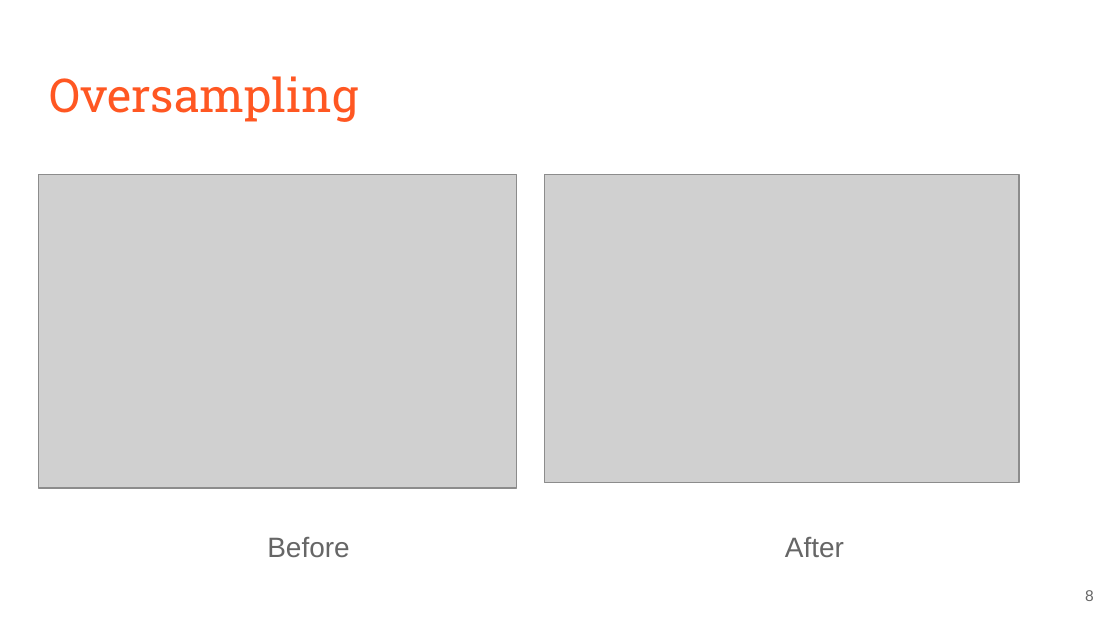
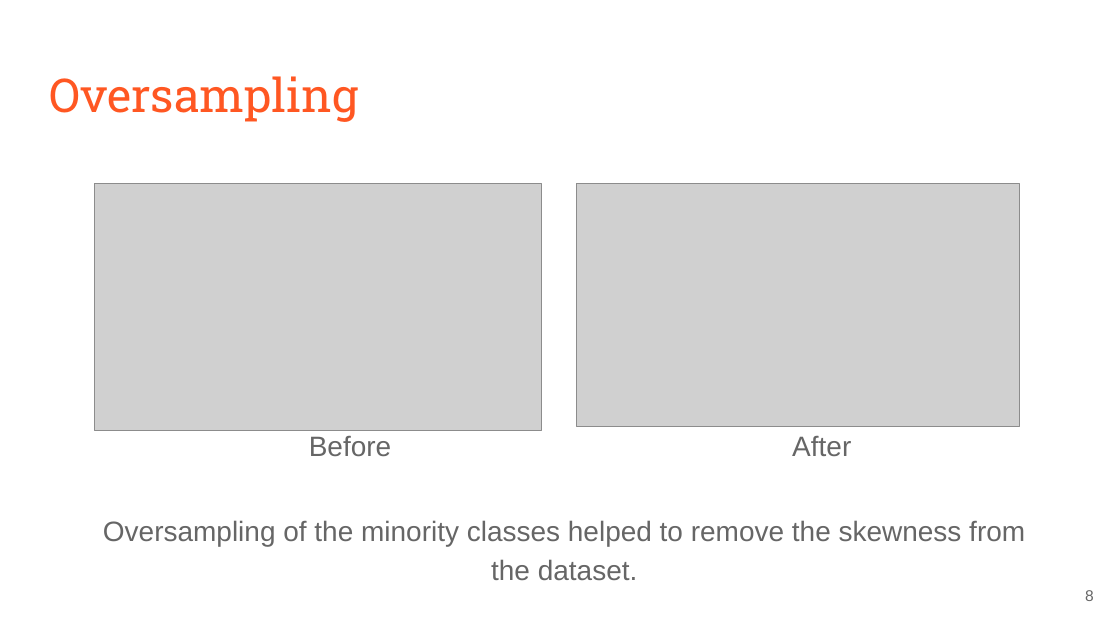
Before and after one commit to codemogroup/ML_Project, a slide deck: slide 8 of Final Presentation.pptx. Drawn at 1120x630 pixels with LibreOffice and Linux fonts; fonts in the diff are those of the drawing; grey boxes stand for pictures. Boxes give left, top, right and bottom in pixels: in the first picture for what was removed or moved away, otherwise in the second. Text is boxed around its words. In the diff, an @@ line names an element or a change of style, - is before the commit and + after.

Commit message:
update presentation

```diff
--- a/Final Presentation.pptx
+++ b/Final Presentation.pptx
@@ picture: place and size @@
-picture at bbox=[38, 175, 516, 488]
+picture at bbox=[94, 184, 541, 430]
@@ picture: place and size @@
-picture at bbox=[544, 175, 1019, 483]
+picture at bbox=[576, 184, 1019, 427]
@@ text "Before": place and size @@
-text "Before" at bbox=[267, 537, 349, 557]
+text "Before" at bbox=[309, 436, 391, 457]
@@ text "After": place and size @@
-text "After" at bbox=[785, 537, 844, 557]
+text "After" at bbox=[792, 436, 851, 456]
@@ text added at bbox=[103, 520, 1025, 581], 18 pt, text #666666 @@
+Oversampling of the minority classes helped to remove the skewness from the dataset.
```
Also in this commit, not shown: 1 other slide changed.
